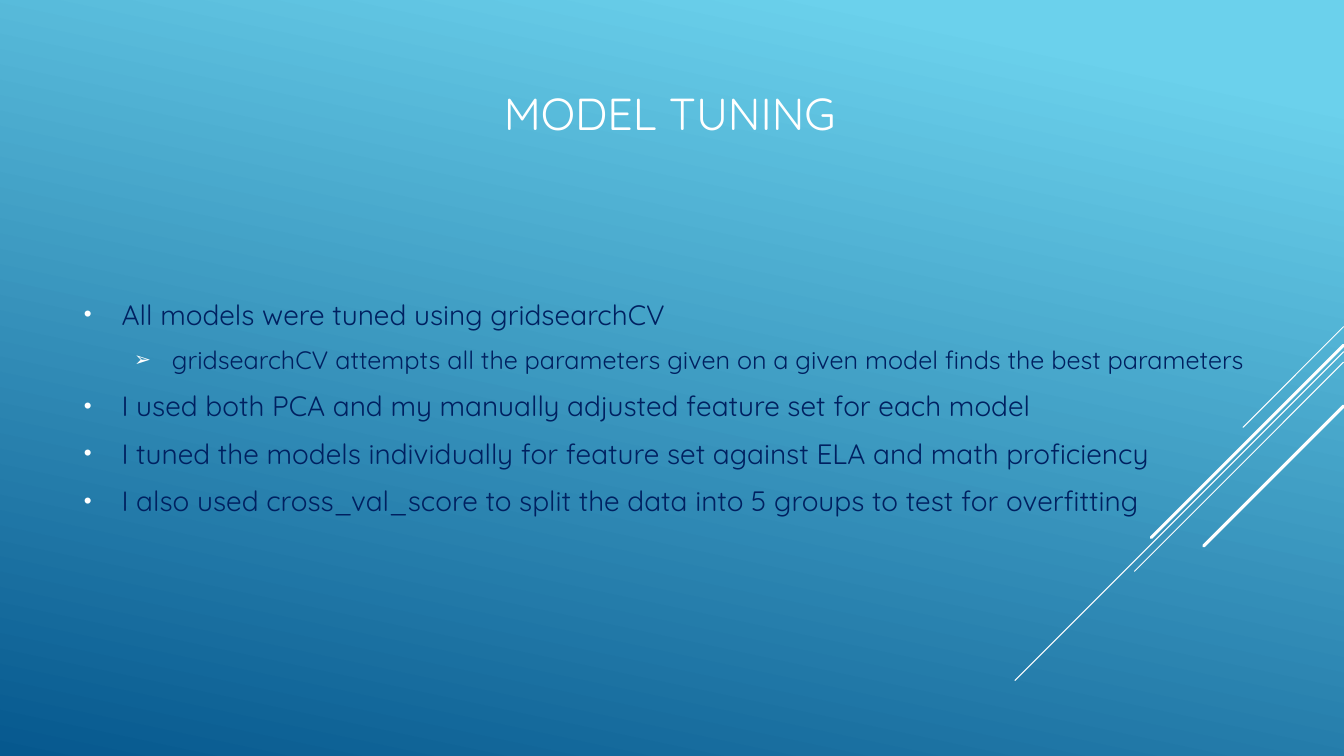
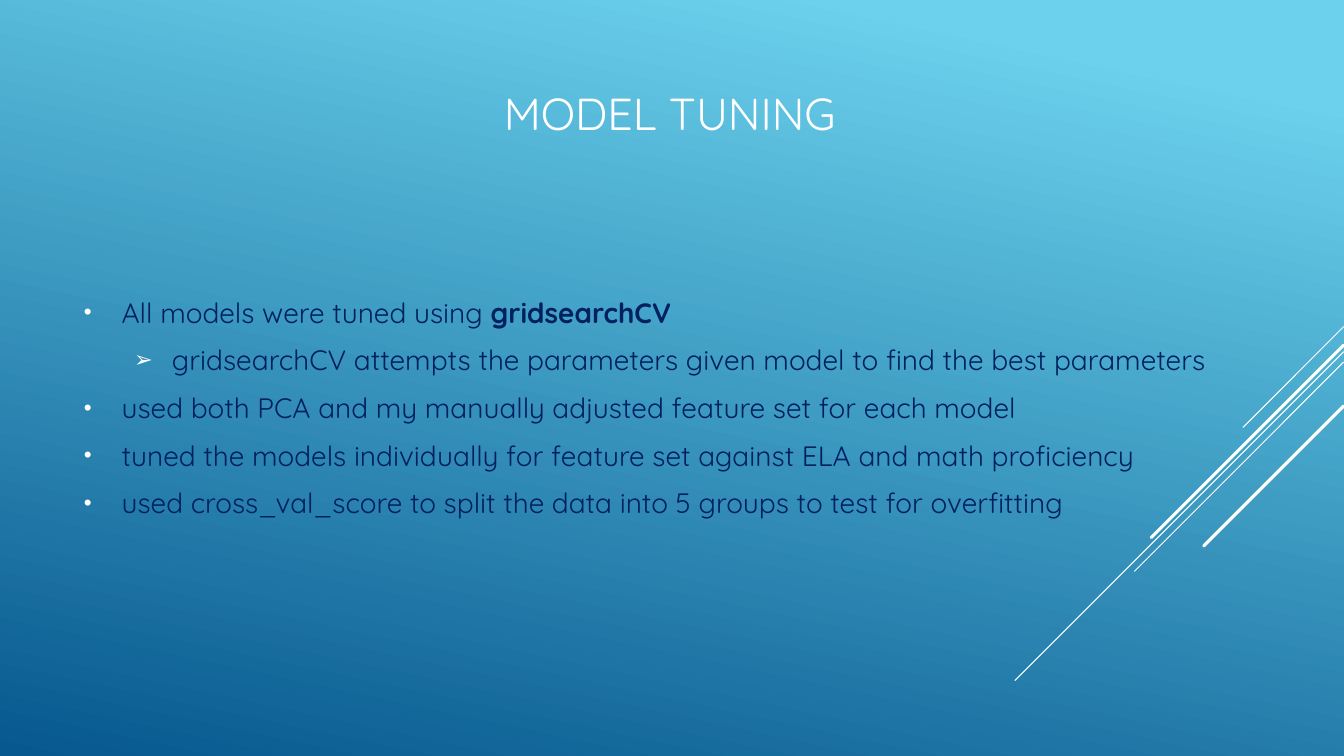
Before and after one commit to efuller11/Thinkful, a slide deck: slide 11 of New York Education System capstone.pptx. Drawn at 1344x756 pixels with LibreOffice and Linux fonts; fonts in the diff are those of the drawing. Boxes give left, top, right and bottom in pixels: in the first picture for what was removed or moved away, otherwise in the second. Text is boxed around its words. In the diff, an @@ line names an element or a change of style, - is before the commit and + after.

```diff
--- a/New York Education System capstone.pptx
+++ b/New York Education System capstone.pptx
@@ text at box(122, 302, 671, 329): bold on in "gridsearchCV" @@
@@ text at box(122, 349, 1205, 519): text changed @@
-  ➢ gridsearchCV attempts all the parameters given on a given model finds the best parameters
-• I used both PCA and my manually adjusted feature set for each model
-• I tuned the models individually for feature set against ELA and math proficiency
-• I also used cross_val_score to split the data into 5 groups to test for overfitting
+  ➢ gridsearchCV attempts the parameters given model to find the best parameters
+• used both PCA and my manually adjusted feature set for each model
+• tuned the models individually for feature set against ELA and math proficiency
+• used cross_val_score to split the data into 5 groups to test for overfitting
```
Also in this commit, not shown: 21 other slides changed, 1 slide added, 1 other file.
